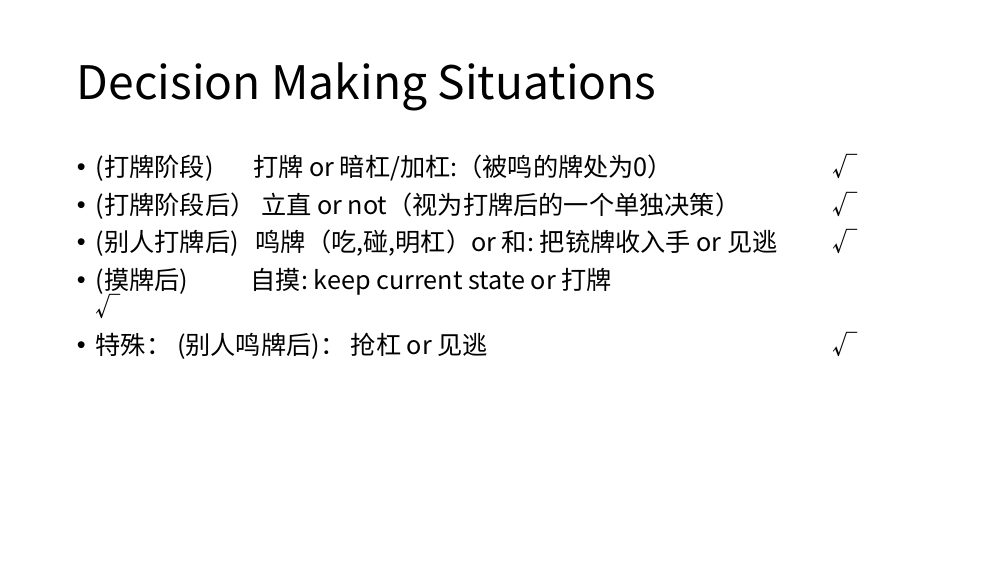
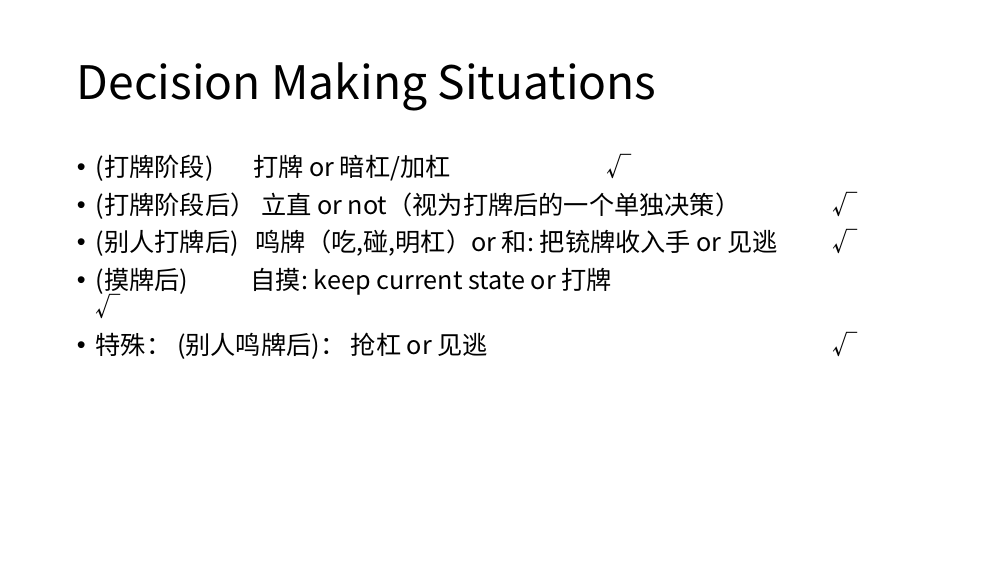
Before and after one commit to zyr17/mahjong, a slide deck: slide 5 of AI/FrostVer3.pptx. Drawn at 1008x567 pixels with LibreOffice and Linux fonts; fonts in the diff are those of the drawing. Boxes give left, top, right and bottom in pixels: in the first picture for what was removed or moved away, otherwise in the second. Text is boxed around its words. In the diff, an @@ line names an element or a change of style, - is before the commit and + after.

```diff
--- a/AI/FrostVer3.pptx
+++ b/AI/FrostVer3.pptx
@@ text at box(96, 154, 451, 181): text changed @@
-• (打牌阶段) 打牌 or 暗杠/加杠:（被鸣的牌处为0） √
+• (打牌阶段) 打牌 or 暗杠/加杠 √
```
Also in this commit, not shown: 4 other files.
